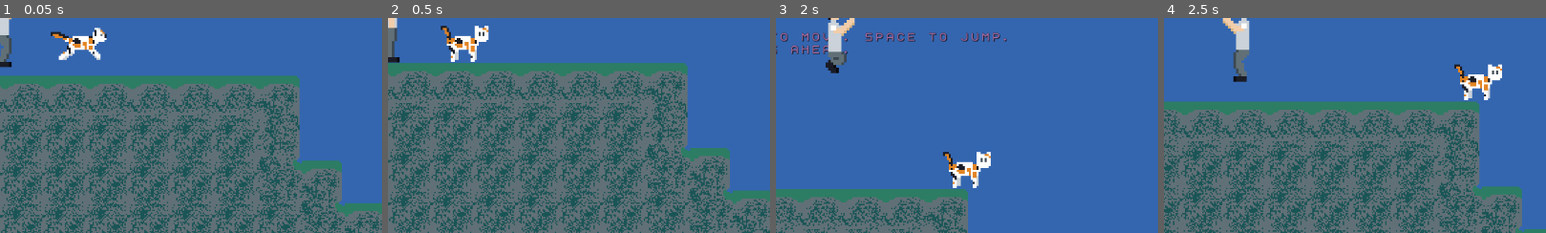
Above: before the commit, frames 1-4 (left to right).
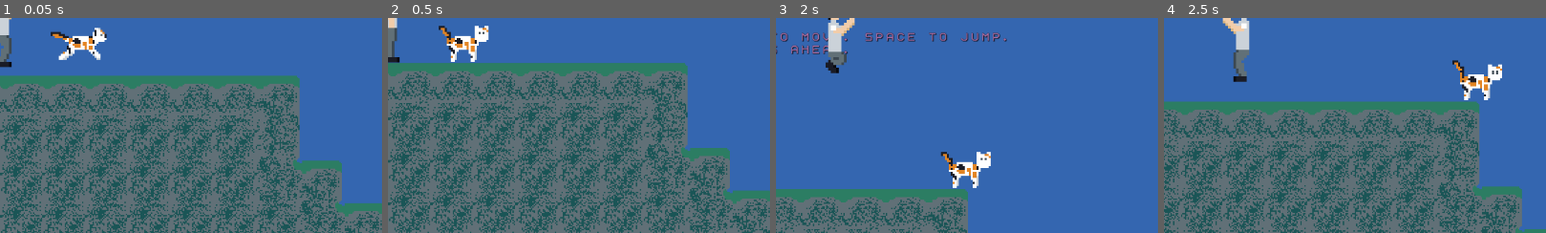
Above: after the commit, the same moments.

Repository: Nidjo123/LD55
Game: Godot game, scene res://Scenes/Level.tscn
Same seed, same stepped clock (60 frames per second), same inputs: the game is played once before the commit and once after it.
Inputs:
- Up to frame 1 (0.05 s): no input
- Up to frame 2 (0.5 s): no input
- Up to frame 3 (2 s): tap Enter at 0.5 s; hold Down (summon) 0.53-1.28 s; hold Right (right) from 0.53 s (still down); tap Space (jump) at 0.77, 1.52 s; tap F (switch_character) at 1.35 s
- Up to frame 4 (2.5 s): release Right (right) at 2.03 s; hold Left (left) from 2.03 s (still down); hold Down (summon) from 2.03 s (still down)
The pictures show only the part of the screen within x 40-90%, y 44-94%; the shares and areas given below are measured in that part.

Frame 1 is identical in both runs. In frame 2, 0.1% of the frame differs, in the area x 13-26%, y 3-20%; in frame 3, 0.1%, in the area x 43-56%, y 62-79%; in frame 4, 0.1%.

Commit message:
Update cat idle animation

Diff:
--- a/Scenes/Cat.tscn
+++ b/Scenes/Cat.tscn
@@ -10,6 +10,22 @@
 [sub_resource type="CapsuleShape2D" id="CapsuleShape2D_aytyd"]
 radius = 9.0
 height = 18.6667
+
+[sub_resource type="AtlasTexture" id="AtlasTexture_gkl4m"]
+atlas = ExtResource("2_phefy")
+region = Rect2(0, 0, 32, 32)
+
+[sub_resource type="AtlasTexture" id="AtlasTexture_nvr35"]
+atlas = ExtResource("2_phefy")
+region = Rect2(32, 0, 32, 32)
+
+[sub_resource type="AtlasTexture" id="AtlasTexture_b3dnc"]
+atlas = ExtResource("2_phefy")
+region = Rect2(64, 0, 32, 32)
+
+[sub_resource type="AtlasTexture" id="AtlasTexture_ak8ar"]
+atlas = ExtResource("2_phefy")
+region = Rect2(96, 0, 32, 32)
 
 [sub_resource type="AtlasTexture" id="AtlasTexture_3hqut"]
 atlas = ExtResource("3_k1mbo")
@@ -55,11 +71,20 @@
 animations = [{
 "frames": [{
 "duration": 1.0,
-"texture": ExtResource("2_phefy")
+"texture": SubResource("AtlasTexture_gkl4m")
+}, {
+"duration": 1.0,
+"texture": SubResource("AtlasTexture_nvr35")
+}, {
+"duration": 1.0,
+"texture": SubResource("AtlasTexture_b3dnc")
+}, {
+"duration": 8.0,
+"texture": SubResource("AtlasTexture_ak8ar")
 }],
-"loop": false,
+"loop": true,
 "name": &"default",
-"speed": 5.0
+"speed": 4.0
 }, {
 "frames": [{
 "duration": 1.0,
@@ -120,7 +145,6 @@
 texture_filter = 1
 position = Vector2(1.66667, 8.34465e-07)
 sprite_frames = SubResource("SpriteFrames_wsi31")
-animation = &"walk"
 speed_scale = 1.5
 
 [node name="Camera2D" type="Camera2D" parent="."]
Binary file changed: Art/Images/Aseprite/cicibela template.aseprite
Binary file changed: Art/Images/cicibela_template.png
Not shown: 1 places in Scenes/Cat.tscn that only renumber resources
